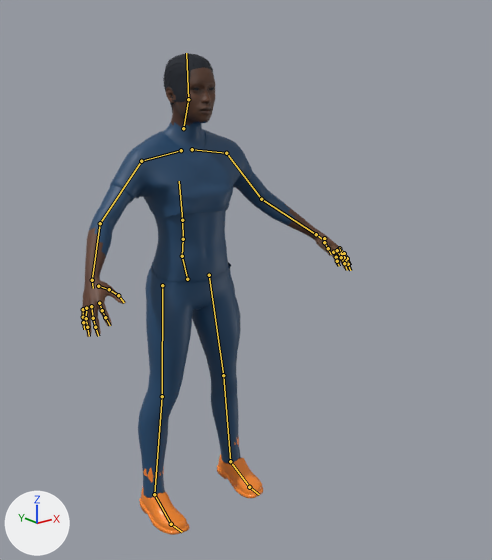
Before and after pictures for a commit that changed the Blender file src/assets/3d/kicklab-direction-c-athlete/v2/kicklab-makehuman-athlete.blend.
The view is the same before and after, from a 50 mm lens placed at (-1.41, -2.13, 1.75), pointed at (0.11, -0.23, 0.99). Every picture has the same lights, and +X, +Y and +Z are marked at lower left. The older version comes first. The bones that change, and the others that lie on the model, are drawn over the model as lines.

The first picture shows 'KickLabCoreEyes', 'KickLabCoreFootballBoots', 'KickLabCoreShortHair', 'KickLabCoreSportsuit', 'KickLabMakeHumanAthlete'.
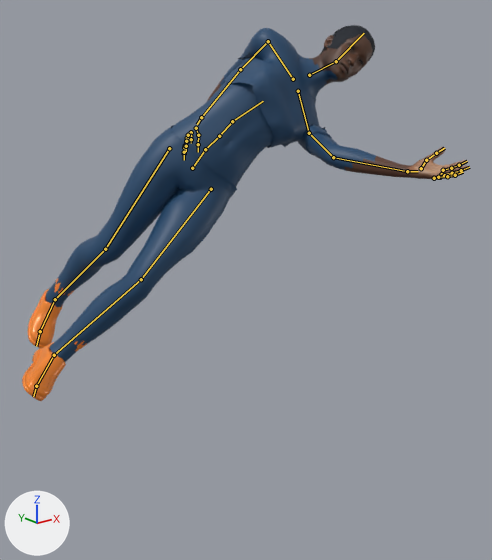
The newer file adds an action. The first version stands in its rest pose; the second is drawn at frame 12 of the action 'KeeperDive'.

The change in detail:
Bone 'pelvis' (bone_pelvis) moves from (0.0, 0.0, 0.0) to (0.0, 0.38, 0.22).
Bone 'pelvis' (bone_pelvis) turns from (0, 0, 0) to (6, 3, -49) degrees about its own x, y and z.
Bone 'spine_03' (bone_spine_03) turns from (0, 0, 0) to (-5, 5, -16) degrees about its own x, y and z.
Bone 'upperarm_l' (bone_upperarm_l) turns from (0, 0, 0) to (77, -13, -63) degrees about its own x, y and z.
Bone 'lowerarm_l' (bone_lowerarm_l) turns from (0, 0, 0) to (5, 0, 0) degrees about its own x, y and z.
Bone 'upperarm_r' (bone_upperarm_r) turns from (0, 0, 0) to (-77, 13, 63) degrees about its own x, y and z.
Bone 'lowerarm_r' (bone_lowerarm_r) turns from (0, 0, 0) to (-5, 0, 0) degrees about its own x, y and z.
Bone 'head' (bone_head) turns from (0, 0, 0) to (3, 0, 13) degrees about its own x, y and z.
Bone 'thigh_l' (bone_thigh_l) turns from (0, 0, 0) to (-11, 0, 14) degrees about its own x, y and z.
Bone 'calf_l' (bone_calf_l) turns from (0, 0, 0) to (31, 0, 0) degrees about its own x, y and z.
Bone 'thigh_r' (bone_thigh_r) turns from (0, 0, 0) to (19, 0, -10) degrees about its own x, y and z.
Bone 'calf_r' (bone_calf_r) turns from (0, 0, 0) to (28, 0, 0) degrees about its own x, y and z.

What differs and where, as boxes [x1, y1, x2, y2] in the pictures (492 x 560 px):
'KickLabCoreSportsuit', posed (101% wider, 9% shorter): before [110, 129, 252, 498]; after [46, 28, 332, 362]
'KickLabMakeHumanAthlete', posed (10% wider, 41% shorter): before [81, 67, 352, 337]; after [171, 34, 470, 192]
'KickLabCoreFootballBoots', posed: before [139, 436, 263, 535]; after [22, 278, 87, 401]
'KickLabCoreShortHair', posed: before [163, 54, 214, 113]; after [319, 25, 375, 61]
'KickLabCoreEyes', posed: before [193, 88, 213, 90]; after [350, 45, 363, 64]
bone 'pelvis', root to tip: before (187, 279) to (182, 256); after (192, 168) to (205, 149)
bone 'spine_03', root to tip: before (182, 220) to (179, 181); after (232, 121) to (263, 101)
bone 'upperarm_l', root to tip: before (226, 153) to (261, 199); after (309, 133) to (333, 157)
bone 'lowerarm_l', root to tip: before (261, 199) to (316, 234); after (333, 157) to (407, 171)
bone 'upperarm_r', root to tip: before (141, 161) to (100, 223); after (268, 41) to (240, 69)
bone 'lowerarm_r', root to tip: before (100, 223) to (92, 280); after (240, 69) to (201, 117)
bone 'head', root to tip: before (188, 99) to (186, 53); after (336, 61) to (364, 33)
bone 'thigh_l', root to tip: before (209, 275) to (223, 375); after (211, 189) to (141, 279)
bone 'calf_l', root to tip: before (223, 375) to (230, 461); after (141, 279) to (54, 355)
bone 'thigh_r', root to tip: before (162, 285) to (162, 396); after (169, 148) to (105, 249)
bone 'calf_r', root to tip: before (162, 396) to (154, 494); after (105, 249) to (55, 299)
